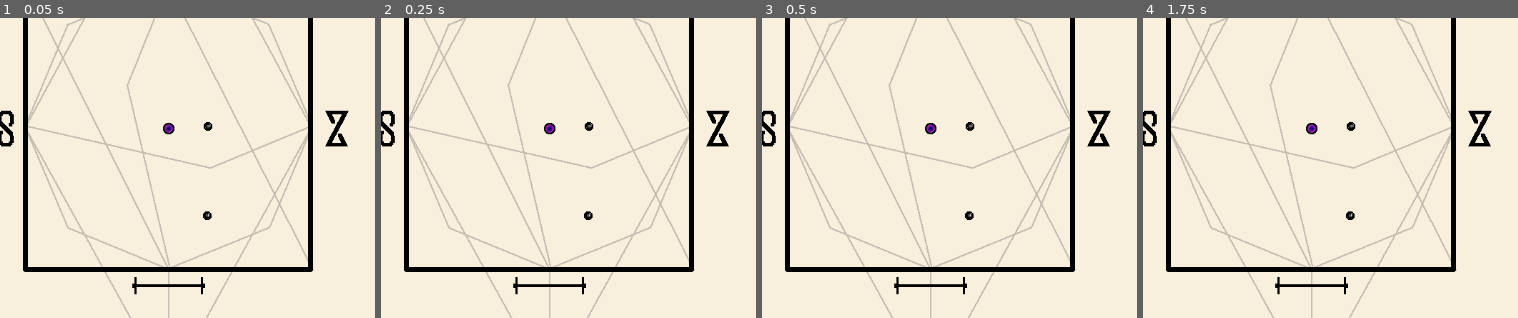
Above: before the commit, frames 1-4 (left to right).
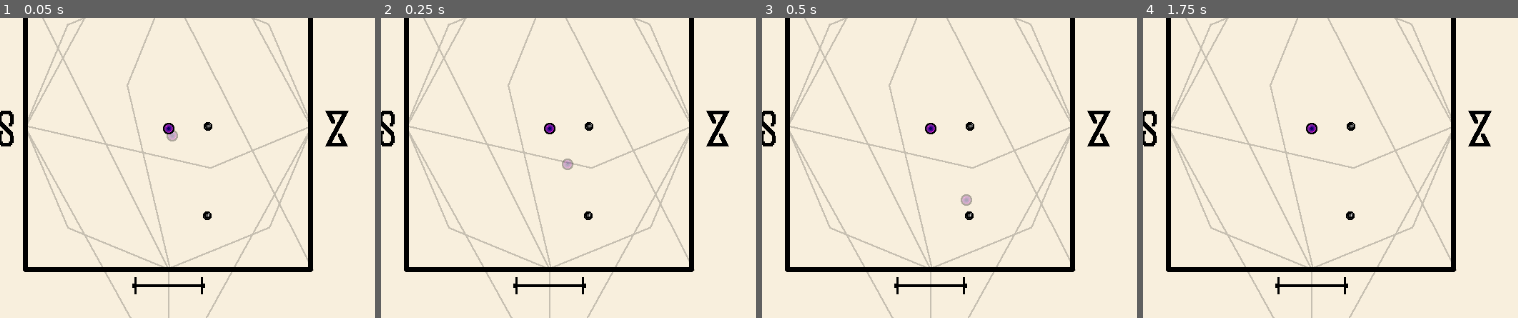
Above: after the commit, the same moments.

Repository: lohchness/Cursebreaker
Game: Godot game, scene res://scenes/level.tscn
Two runs of this game, one before a commit and one after it. Both use one fixed random seed, a clock stepped at 60 frames per second and the inputs below.
Inputs (mouse positions are % of the whole screen's width and height, from its top left):
- Up to frame 1 (0.05 s): no input
- Up to frame 2 (0.25 s): no input
- Up to frame 3 (0.5 s): no input
- Up to frame 4 (1.75 s): click (81, 87) at 0.5 s; click (60, 87) at 1.25 s
The pictures show only the part of the screen within x 1-51%, y 32-82%; the shares and areas given below are measured in that part.

The runs differ from the first frame. In frame 1, less than 0.1% of the frame differs, in the area x 44-48%, y 37-42%; in frame 2, 0.1%, in the area x 48-52%, y 46-51%; in frame 3, 0.1%; in frame 4, nothing differs.

Commit message:
Marker ghost moves to predicted position

Diff:
--- a/scenes/level.tscn
+++ b/scenes/level.tscn
@@ -47,6 +47,7 @@
 offset_right = 1062.0
 offset_bottom = 761.0
 
+[connection signal="new_drawn_stroke" from="Whiteboard" to="." method="_on_whiteboard_new_drawn_stroke"]
 [connection signal="submit_drawn_stroke" from="Whiteboard" to="." method="_on_whiteboard_submit_drawn_stroke"]
 [connection signal="pressed" from="IncantButton" to="." method="_on_incant_button_pressed"]
 [connection signal="pressed" from="dispel_button" to="." method="_on_dispel_button_pressed"]
--- a/scenes/map.tscn
+++ b/scenes/map.tscn
@@ -1,8 +1,9 @@
-[gd_scene load_steps=8 format=3 uid="uid://kxxki4i1p8uv"]
+[gd_scene load_steps=9 format=3 uid="uid://kxxki4i1p8uv"]
 
 [ext_resource type="Texture2D" uid="uid://cetp31fmd6vcg" path="res://assets/sprites/map_full.png" id="1_c7s6e"]
 [ext_resource type="Script" uid="uid://deupbbevv00vp" path="res://scripts/map.gd" id="1_gldc4"]
 [ext_resource type="PackedScene" uid="uid://b0puoe30cpgcg" path="res://scenes/marker_actual.tscn" id="2_wijl4"]
+[ext_resource type="PackedScene" uid="uid://dlujoo7mf6v22" path="res://scenes/marker_ghost.tscn" id="3_0cso3"]
 
 [sub_resource type="RectangleShape2D" id="RectangleShape2D_c7s6e"]
 size = Vector2(7, 392)
@@ -45,5 +46,8 @@
 position = Vector2(280, 622.5)
 shape = SubResource("RectangleShape2D_p5pve")
 
+[node name="marker_ghost" parent="." instance=ExtResource("3_0cso3")]
+position = Vector2(281, 425)
+
 [node name="MarkerActual" parent="." instance=ExtResource("2_wijl4")]
 position = Vector2(281, 425)
--- a/scripts/level.gd
+++ b/scripts/level.gd
@@ -10,6 +10,11 @@
 @onready var whiteboard = $Whiteboard
 @onready var map = $Map
 
+
+func _on_whiteboard_new_drawn_stroke() -> void:
+	var trajectory = calculate_trajectory()
+
+	map.move_marker_ghost(trajectory.x, trajectory.y)
 
 func _on_whiteboard_submit_drawn_stroke() -> void:
 
--- a/scripts/map.gd
+++ b/scripts/map.gd
@@ -1,6 +1,11 @@
 extends Node2D
 
 @onready var marker_actual = $MarkerActual
+@onready var marker_ghost = $marker_ghost
 
 func move_marker_actual(x, y):
 	marker_actual.move_to_dest(Vector2(x,y))
+
+func move_marker_ghost(x, y):
+	marker_ghost.position = marker_actual.position
+	marker_ghost.move_to_dest(Vector2(x,y))
--- a/scripts/pen.gd
+++ b/scripts/pen.gd
@@ -18,6 +18,7 @@
 var is_first_incant = true
 
 signal submit_drawn_stroke
+signal new_drawn_stroke
 
 func _draw():
 	# Draw every submitted stroke
@@ -168,6 +169,9 @@
 
 	drawn_strokes.append(stroke)
 
+	if stroke_type == Globals.COMPLEX_STRAIGHT or stroke_type == Globals.CURVE:
+		new_drawn_stroke.emit()
+
 	return stroke
 
 func angle_theta(a: Vector2, b: Vector2) -> float:
@@ -213,3 +217,5 @@
 		drawn_strokes[i].queue_free()
 	drawn_strokes = []
 	queue_redraw()
+
+	new_drawn_stroke.emit()
